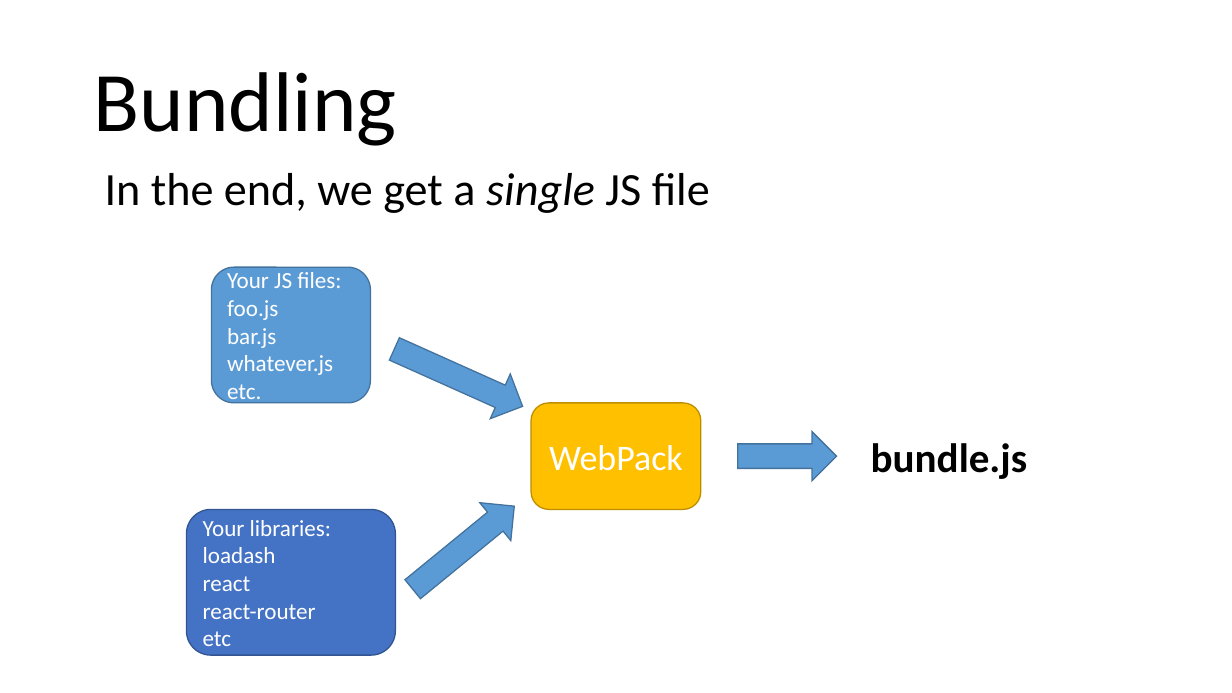
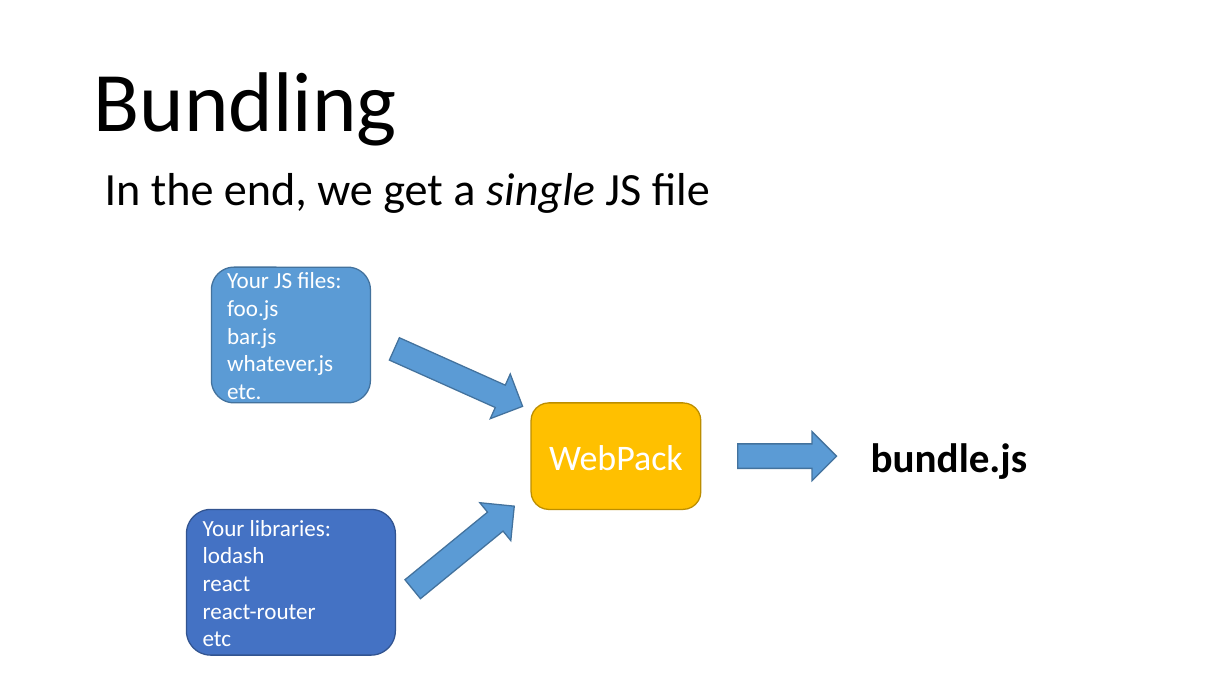
Before and after one commit to arcuri82/web_development_and_api_design, a slide deck: slide 26 of docs/slides/lesson_02.pptx (slide 24 before the commit). Drawn at 1232x693 pixels with LibreOffice and Linux fonts; fonts in the diff are those of the drawing. Boxes give left, top, right and bottom in pixels: in the first picture for what was removed or moved away, otherwise in the second. Text is boxed around its words. In the diff, an @@ line names an element or a change of style, - is before the commit and + after.

```diff
--- a/docs/slides/lesson_02.pptx
+++ b/docs/slides/lesson_02.pptx
@@ text in rounded rectangle at [203,547,265,563]: text changed @@
-loadash
+lodash
```
Also in this commit, not shown: 5 other slides changed, 2 slides added.
